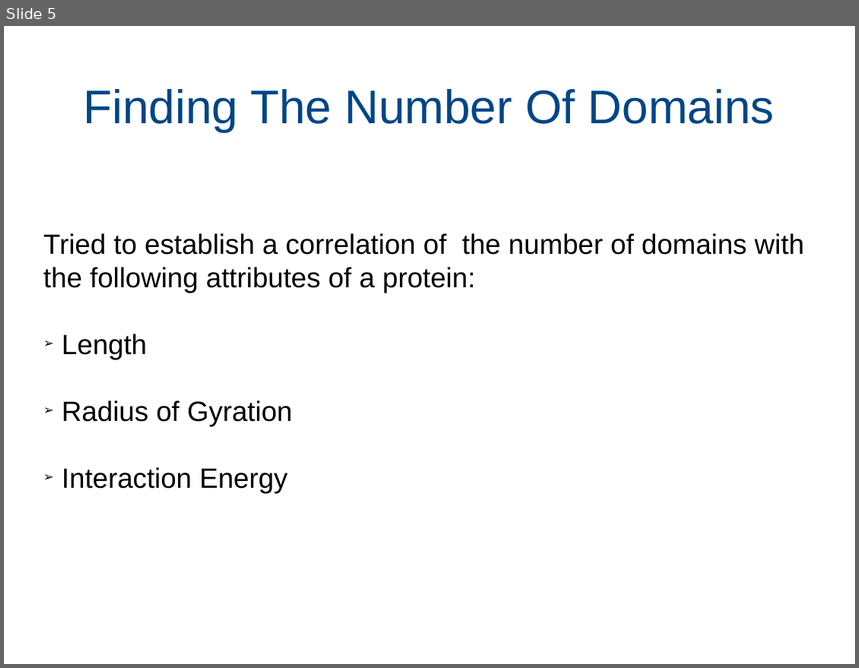
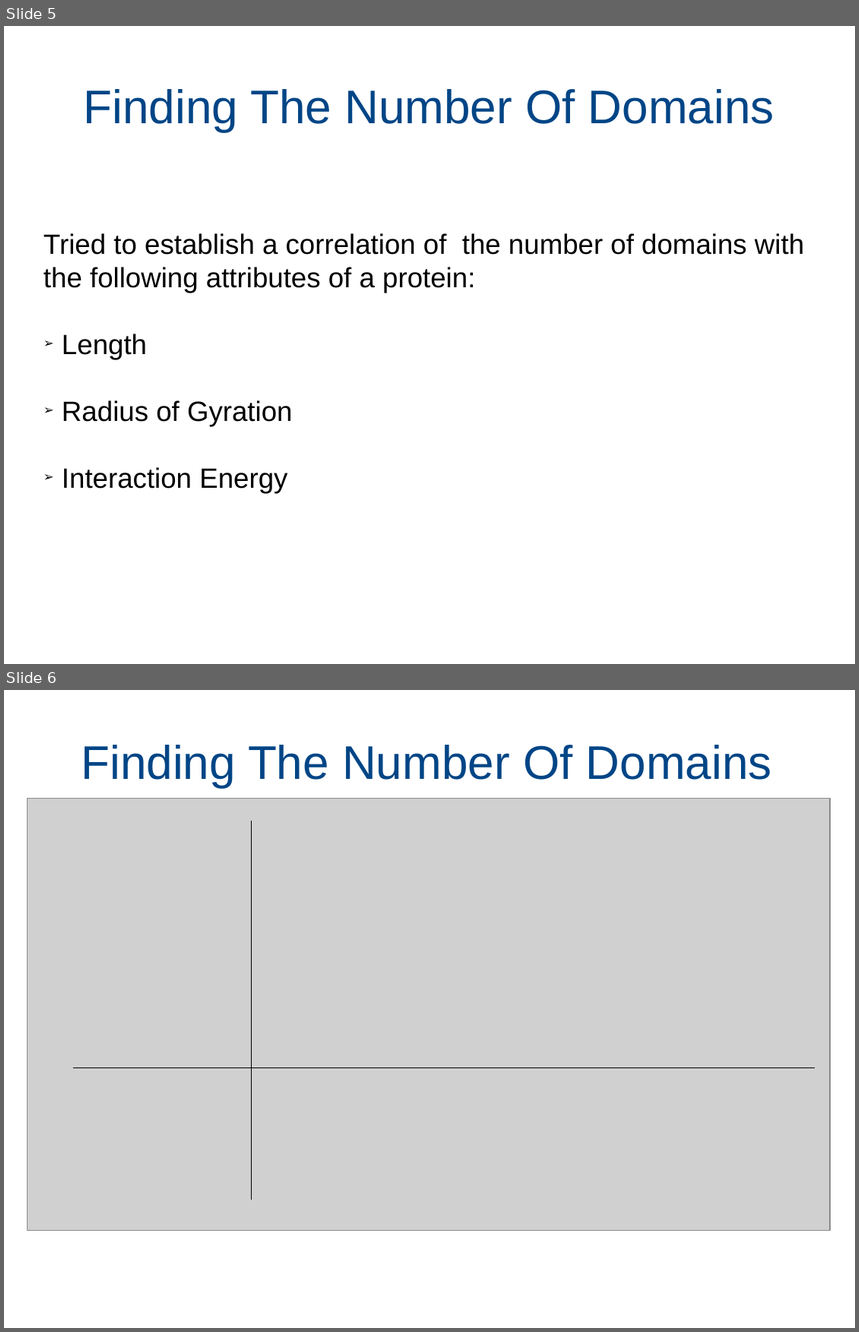
Before and after one commit to AnirudhTiwari/Lab-Work, a slide deck: Results, Reports & Presentations/7thOctober_presentation.odp. Shown one above the other, each under a label of ours: slide 5 before the commit, slides 5 and 6 after it. The pictures are 859x668 and 859x1332 pixels, drawn with LibreOffice and Linux fonts; fonts in the diff are those of the drawing; grey boxes stand for pictures. Boxes give left, top, right and bottom in pixels: in the first picture for what was removed or moved away, otherwise in the second. Text is boxed around its words. In the diff, an @@ line names an element or a change of style, - is before the commit and + after.

```diff
--- a/Results, Reports & Presentations/7thOctober_presentation.odp
+++ b/Results, Reports & Presentations/7thOctober_presentation.odp
@@ slide 6 added at <box>4,690,855,1328</box>, background #FFFFFF @@
@@ text added at <box>81,745,772,788</box>, 44 pt, text #004586 @@
+Finding The Number Of Domains
@@ picture added at <box>27,798,830,1230</box> @@
@@ line added from (251, 1200) to (251, 821), #000000 0 pt @@
@@ line added from (73, 1068) to (815, 1068), #000000 0 pt @@
```
Also in this commit, not shown: 1 slide changed, 5 other files.
